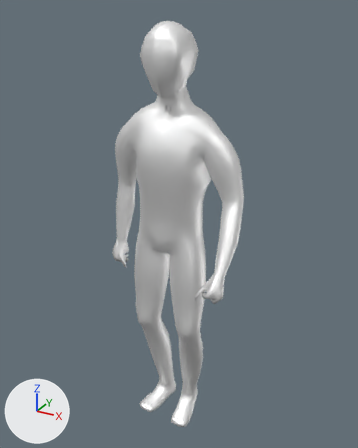
The FBX model Resources/3d/PlayerFBXNew/PlayerFBXNew.fbx, before and after one commit.
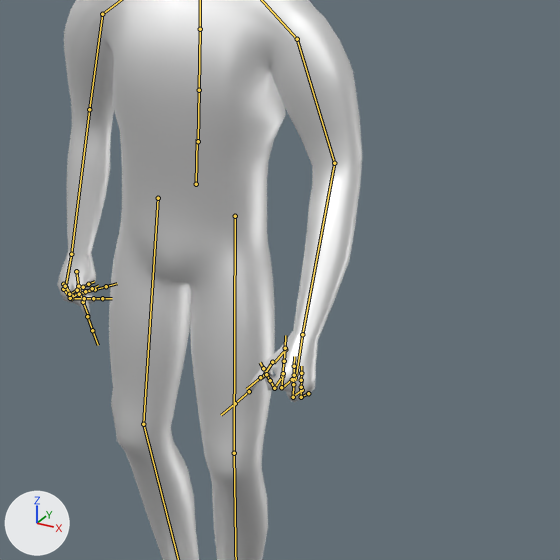
Old and new are each drawn whole from a camera (50 mm lens) standing at (0.0261, -0.0458, 0.0254) and looking at (0.0009, -0.0001, 0.0025) and again close up on the part from 24% to 92% of the width and 29% to 83% of the height. The axes (+X, +Y, +Z) are drawn at lower left. The lights are the same throughout. Both versions are drawn at frame 1 of the action 'Armature|Armature|mixamo.com|Layer0.002'; the numbers are the values there. The bones that bend it are drawn over the model as lines in the close-ups.
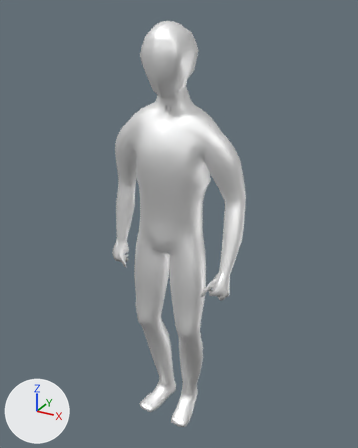
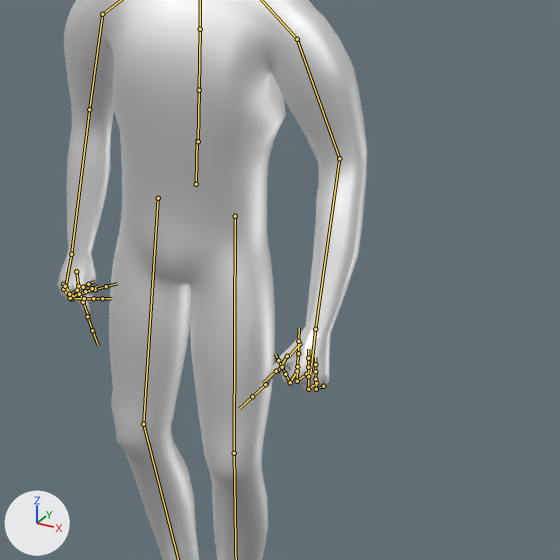
What the commit changed:
Bone 'mixamorig:LeftArm' (bone_mixamorig_leftarm) turns from (54, -4, -9) to (54, 2, -11) degrees about its own x, y and z.

Location of each change, (x1, y1, x2, y2) in pixels of the close-ups (560 x 560 px):
'Cube', posed: before (57, 0, 362, 560); after (57, 0, 367, 560)
bone 'mixamorig:LeftArm', root to tip: before (297, 39) to (334, 163); after (297, 39) to (339, 158)
